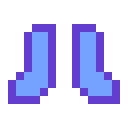
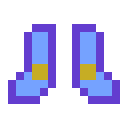
Two versions of the same layered image (128px x 128px). Layer-by-layer changes:
painted on "achtergrond" over <box>32,64,96,80</box>
